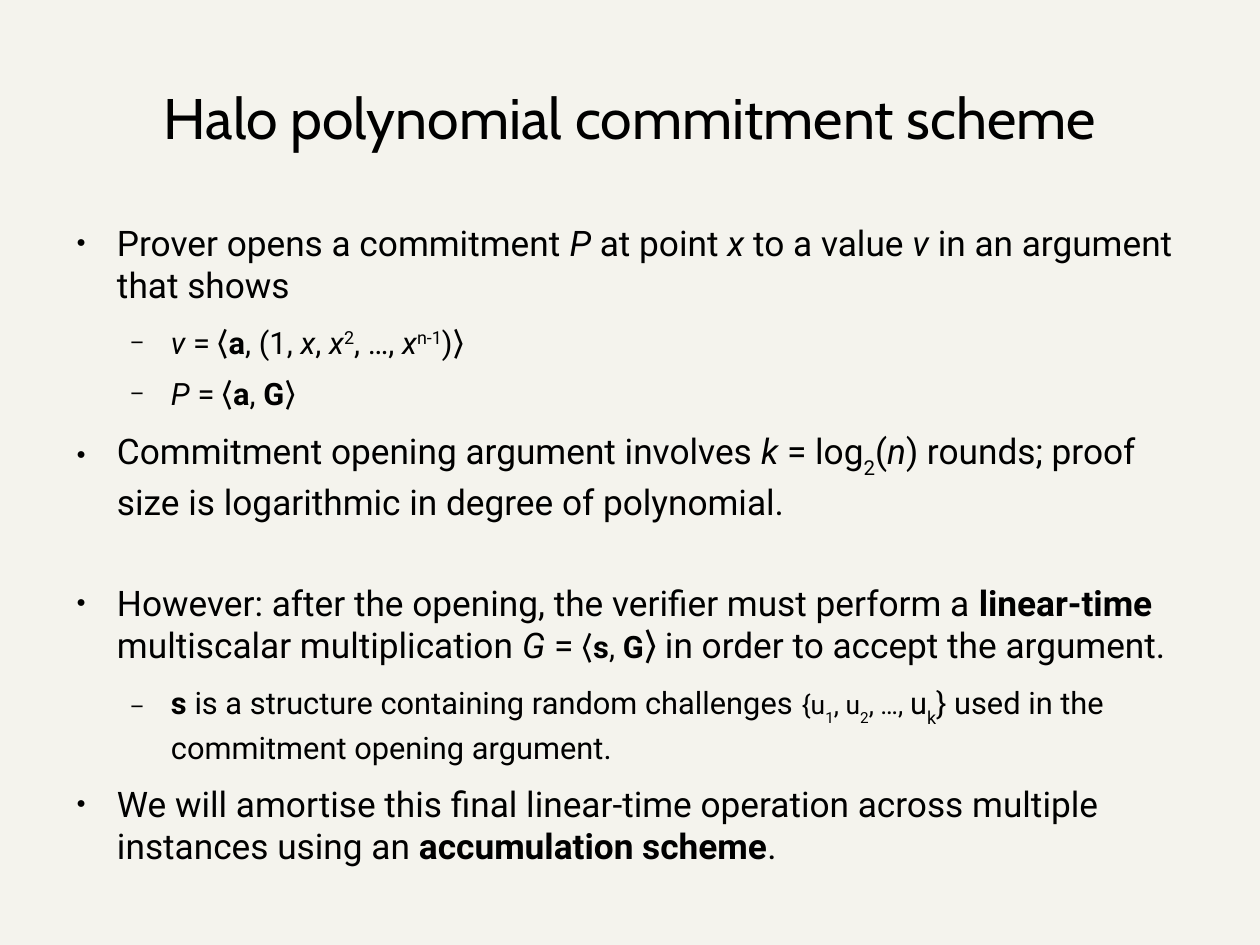
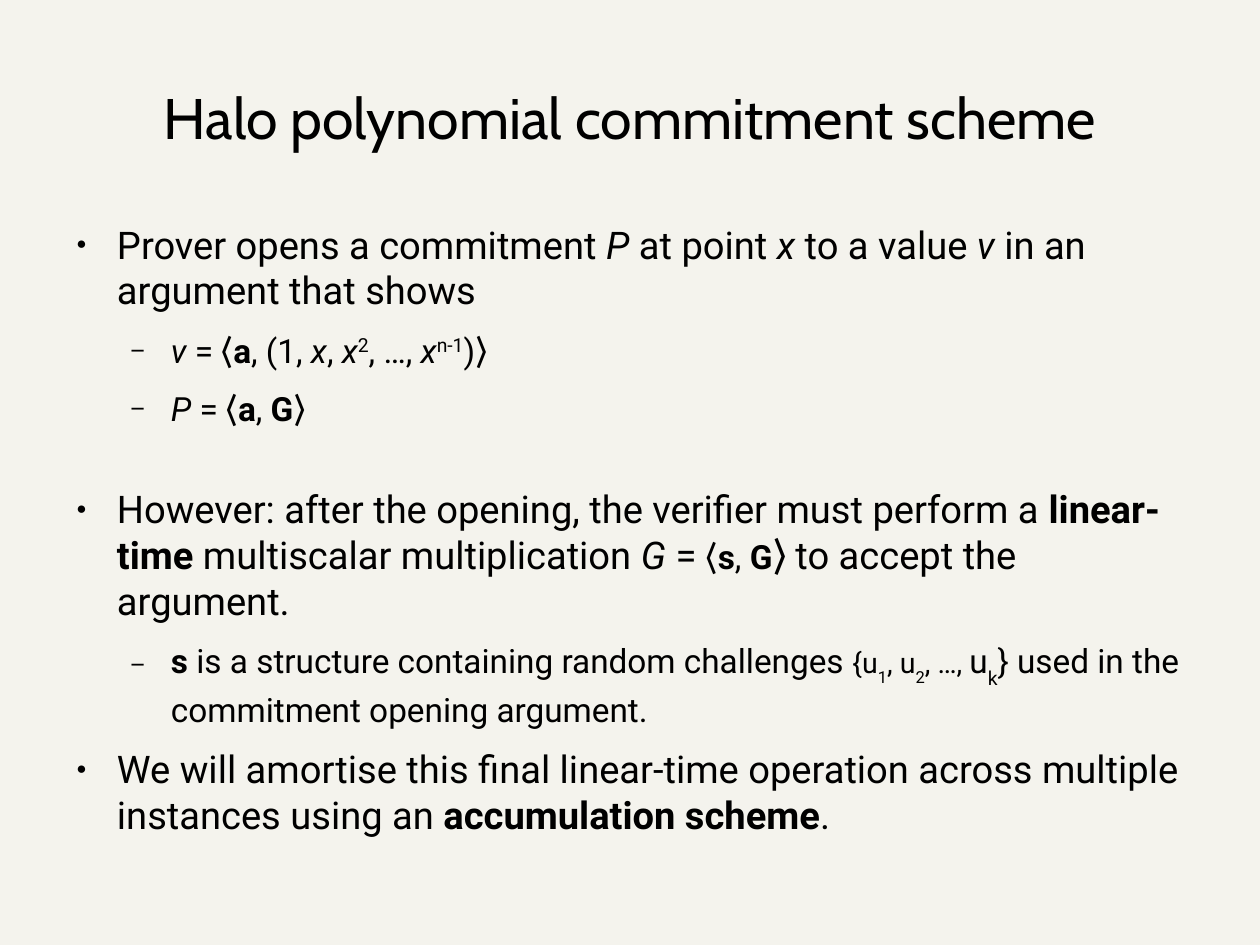
Before and after one commit to daira/halographs, a slide deck: slide 33 of deepdive.odp (slide 15 before the commit). Drawn at 1260x945 pixels with LibreOffice and Linux fonts; fonts in the diff are those of the drawing. Boxes give left, top, right and bottom in pixels: in the first picture for what was removed or moved away, otherwise in the second. Text is boxed around its words. In the diff, an @@ line names an element or a change of style, - is before the commit and + after.

Commit message:
Add detail about modified inner product argument

```diff
--- a/deepdive.odp
+++ b/deepdive.odp
@@ text at (117,230,1179,837): size 22.2 to 24 pt in "Prover opens a commitment P at point ...", "We will amortise this final linear-time operation ..."; size 19.4 to 21 pt in "v = ⟨a, (1, x, x2, …, ...", "P = ⟨a, G⟩", "s is a structure containing random challenges ..."; size 16.6 to 18 pt in "{u1, u2, …,"; line spacing 0.9 to 1 @@
@@ text at (117,494,1160,623): text changed; size 22.2 to 24 pt @@
-● Commitment opening argument involves k = log2(n) rounds; proof size is logarithmic in degree of polynomial.
-● However: after the opening, the verifier must perform a linear-time multiscalar multiplication G = ⟨s, G⟩ in order to accept the argument.
+● However: after the opening, the verifier must perform a linear-time multiscalar multiplication G = ⟨s, G⟩ to accept the argument.
```
Also in this commit, not shown: 6 other slides changed, 19 slides added, 1 slide removed, 1 other file.
